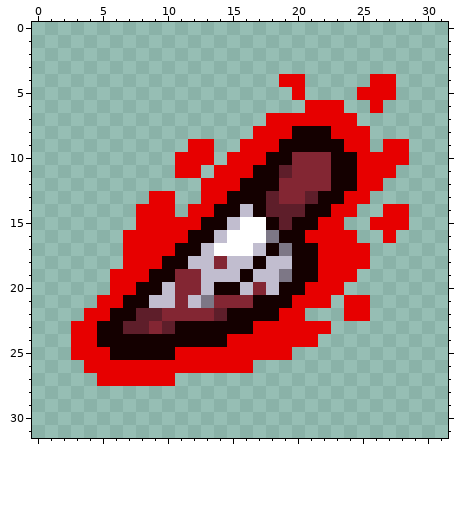
Two versions of one pixel-art sprite, resources/gfx/items/collectibles/collectibles_adamsRib.png. Above is the file before it was changed.
The file is 32x32 pixels.
After:
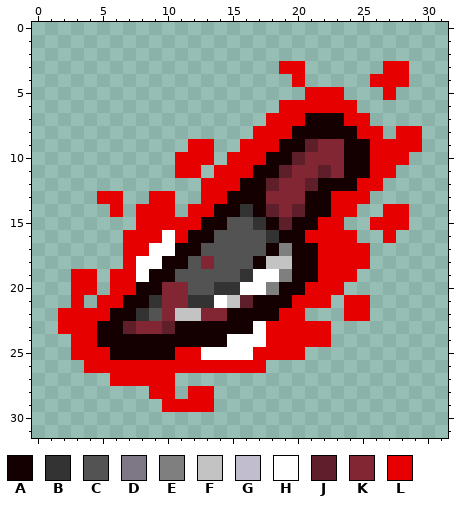
Palette (. is transparent): A #140000  B #333333  C #535353  D #7d7786  E #7f7f7f  F #c3c3c3  G #c1bdcf  H #ffffff  J #5e1e2a  K #832633  L #e70000
Edits made:
Changed rows in their new state; - is an unchanged pixel.
first column x 2:
 3 -----------------LL------LL-
 4 -----------------.--------L-
 5 ------------------.LLL-..---
 6 -----------------LL---L-.---
 7 -------------------AAA-L----
 8 ---------------------AA-L-LL
 9 -------------------JKKAAL--L
10 ------------------J--K-A----
11 --------------------JK-A----
12 ----------------J--JA-------
13 ---LL-----------K--A-L------
14 ----L---------B--K----------
15 -------------CCB------------
16 --------H---CCCCB-----------
17 -------HH--CCCCC-E----------
18 ------HH--CKCCC-FF----------
19 -LL---H--CCCCCBHHE----------
20 -LL-----K-CCBBHHE-----------
21 -L-----BK-BBHFJ-------------
22 LL----BC-FF-K---------------
23 L-----K--------H------------
24 -------------HHH----L-------
25 -----------HHHH---L---------
26 ---------------L------------
27 ---.------------------------
28 -------LL-LL----------------
29 --------LLLL----------------
Pixel boxes of the changes (left, top, right, bottom) in both pictures:
changed: (58, 61, 422, 412)
